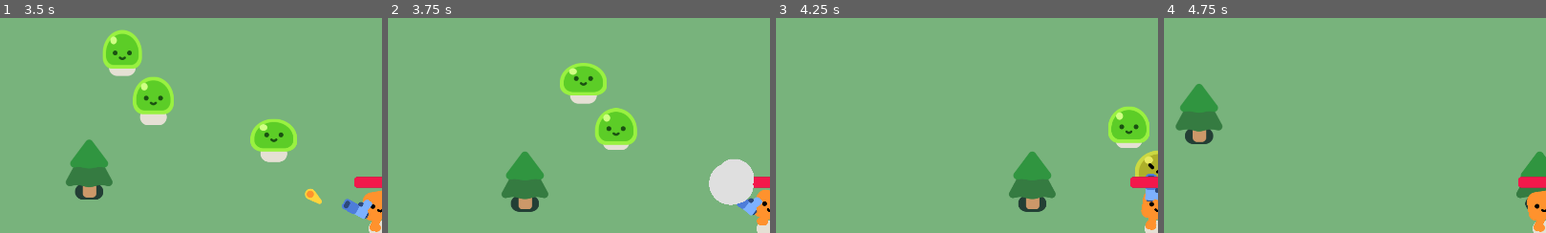
Above: before the commit, frames 1-4 (left to right).
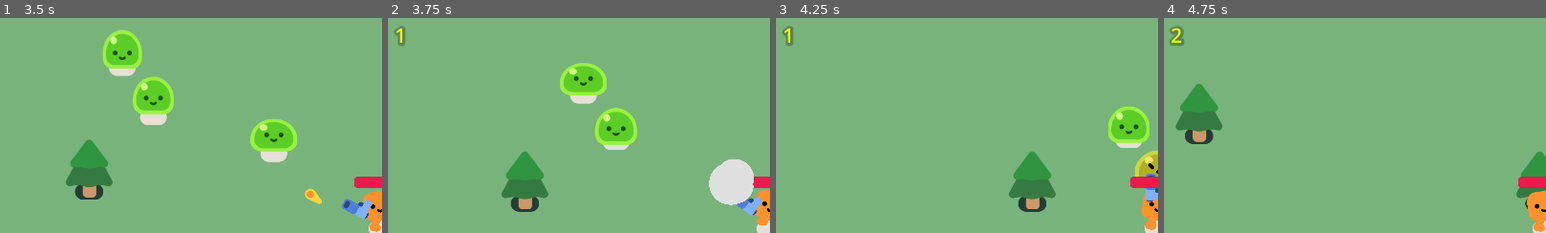
Above: after the commit, the same moments.

Repository: Doronin-git/vampgameGit
Game: Godot game, scene res://game.tscn
The game is run twice, just before and just after one commit, with the same random seed, the same clock (stepped at 60 frames per second) and the same inputs.
Inputs:
- Up to frame 1 (3.5 s): tap Enter at 0.5 s; hold D (move_right) 0.53-1.28 s; hold S (move_down) 1.28-2.03 s; hold D (move_right) 2.03-2.78 s; hold W (move_up) from 2.78 s (still down)
- Up to frame 2 (3.75 s): release W (move_up) at 3.53 s; hold A (move_left) from 3.53 s (still down)
- Up to frame 3 (4.25 s): keep holding A (move_left)
- Up to frame 4 (4.75 s): keep holding A (move_left)
The pictures show only the part of the screen within x 0-50%, y 2-52%; the shares and areas given below are measured in that part.

Frame 1 is identical in both runs. In frame 2, 0.2% of the frame differs, in the area x 1-5%, y 4-13%; in frame 3, 0.2%; in frame 4, 0.3%, in the area x 1-6%, y 3-13%.

Commit message:
SCOREEEEEEEEEEE!!!!!!!!!!!!!!!!!!

Diff:
--- a/game.gd
+++ b/game.gd
@@ -1,17 +1,21 @@
 extends Node2D
 
-
+var score = 0
+@onready var score_label = %ScoreLabel #update to show score
 
 func spawn_mob():
 	var new_mob = preload("res://mob.tscn").instantiate()
 	%PathFollow2D.progress_ratio = randf()
 	new_mob.global_position = %PathFollow2D.global_position
 	add_child(new_mob)
+	new_mob.connect("mob_died", Callable(self, "_on_mob_died"))  # conect mob y signal
 
 func _on_timer_timeout():
 	spawn_mob()
 
-
+func _on_mob_died():
+	score += 1
+	score_label.text = str(score) # conect to label
 
 func _on_player_health_deplited():
 	%GameOver.visible = true
--- a/game.tscn
+++ b/game.tscn
@@ -10,6 +10,12 @@
 "points": PackedVector2Array(0, 0, 0, 0, -1739, 896, 0, 0, 0, 0, -1641, 881, 0, 0, 0, 0, 1587, 881, 0, 0, 0, 0, 1580, -969, 0, 0, 0, 0, -1633, -973, 0, 0, 0, 0, -1739, 896)
 }
 point_count = 6
+
+[sub_resource type="LabelSettings" id="LabelSettings_08w1f"]
+font_size = 50
+font_color = Color(1, 1, 0, 1)
+shadow_size = 27
+shadow_color = Color(0, 0, 0, 0.254902)
 
 [node name="Game" type="Node2D"]
 y_sort_enabled = true
@@ -42,6 +48,14 @@
 [node name="Timer" type="Timer" parent="Player/Path2D/PathFollow2D"]
 wait_time = 0.5
 autostart = true
+
+[node name="ScoreLabel" type="Label" parent="Player"]
+unique_name_in_owner = true
+offset_left = -943.0
+offset_top = -515.0
+offset_right = -727.0
+offset_bottom = -443.0
+label_settings = SubResource("LabelSettings_08w1f")
 
 [node name="PineTree" parent="." instance=ExtResource("2_lgpvb")]
 position = Vector2(264, 313)
--- a/mob.gd
+++ b/mob.gd
@@ -1,6 +1,7 @@
 extends CharacterBody2D
 
 var health = 2
+signal mob_died
 
 @onready var player = get_node("/root/Game/Player")
 
@@ -17,6 +18,7 @@
 	%Slime.play_hurt()
 
 	if health == 0:
+		emit_signal("mob_died")
 		queue_free()
 
 		const SMOKE_EXPLOSION = preload("res://smoke_explosion/smoke_explosion.tscn")
Not shown: 1 places in game.tscn that only renumber resources
